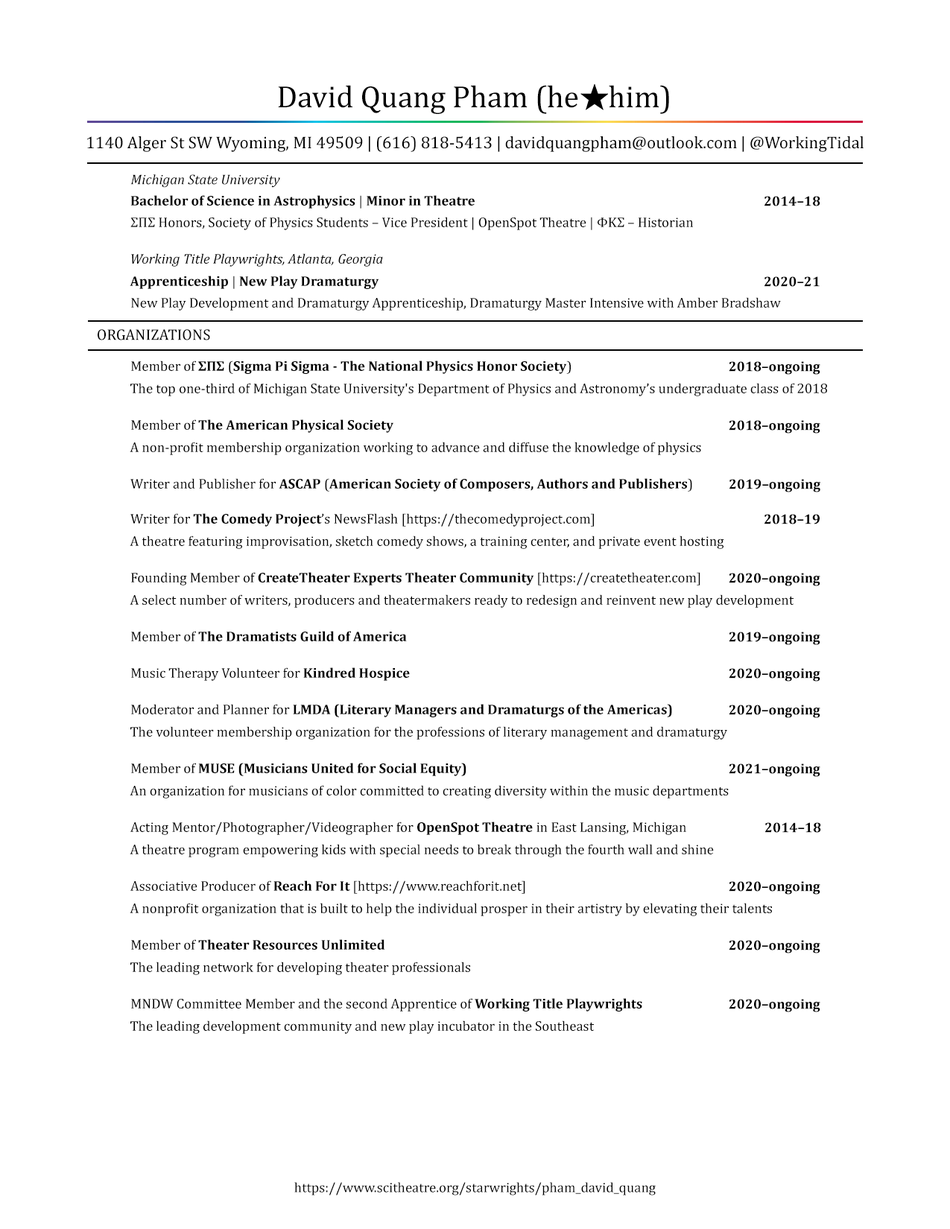
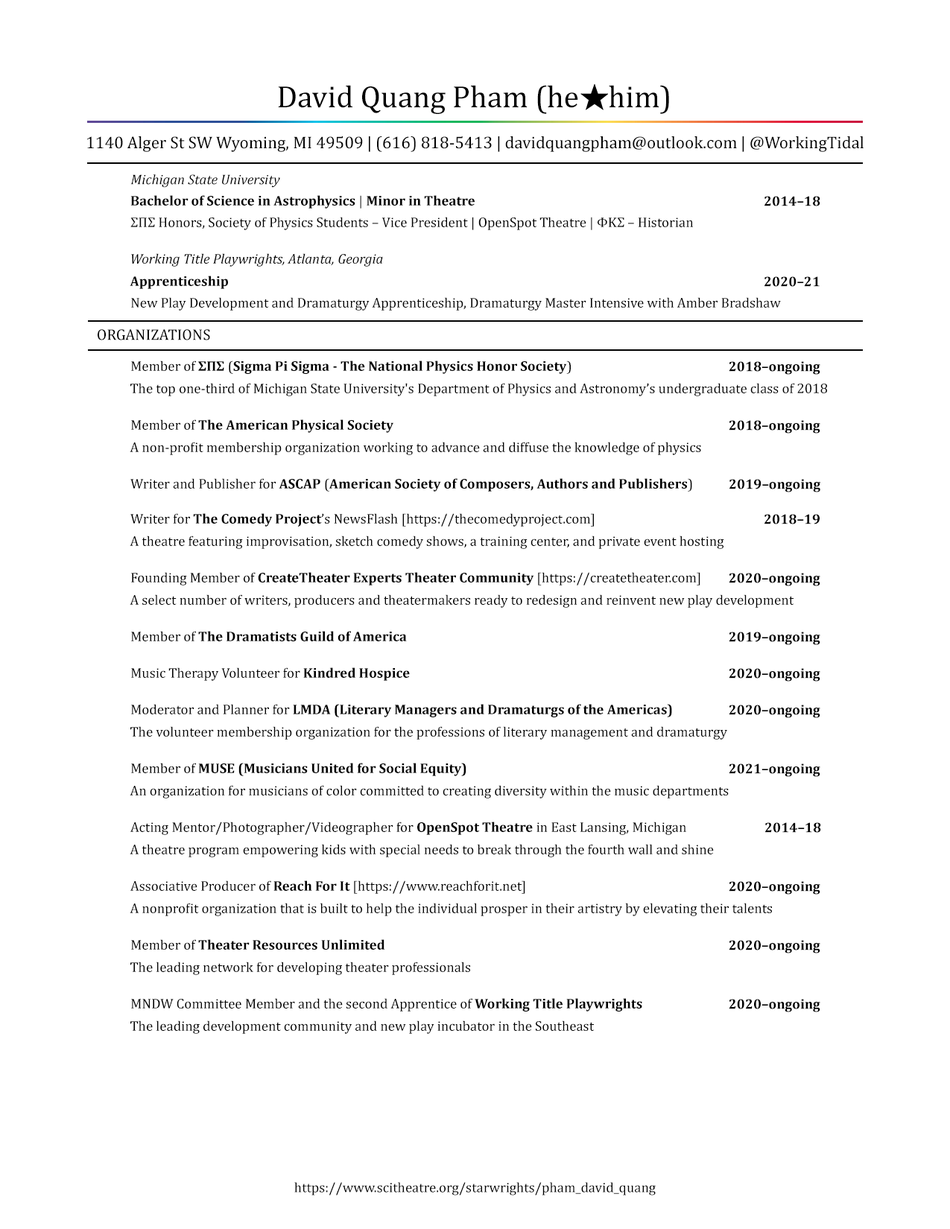
Layers edited between the first and the second 950px x 1229px image:
renamed "Apprenticeship | New Play Dramaturgy" to "Apprenticeship", painted on it over (233, 275, 380, 290)
